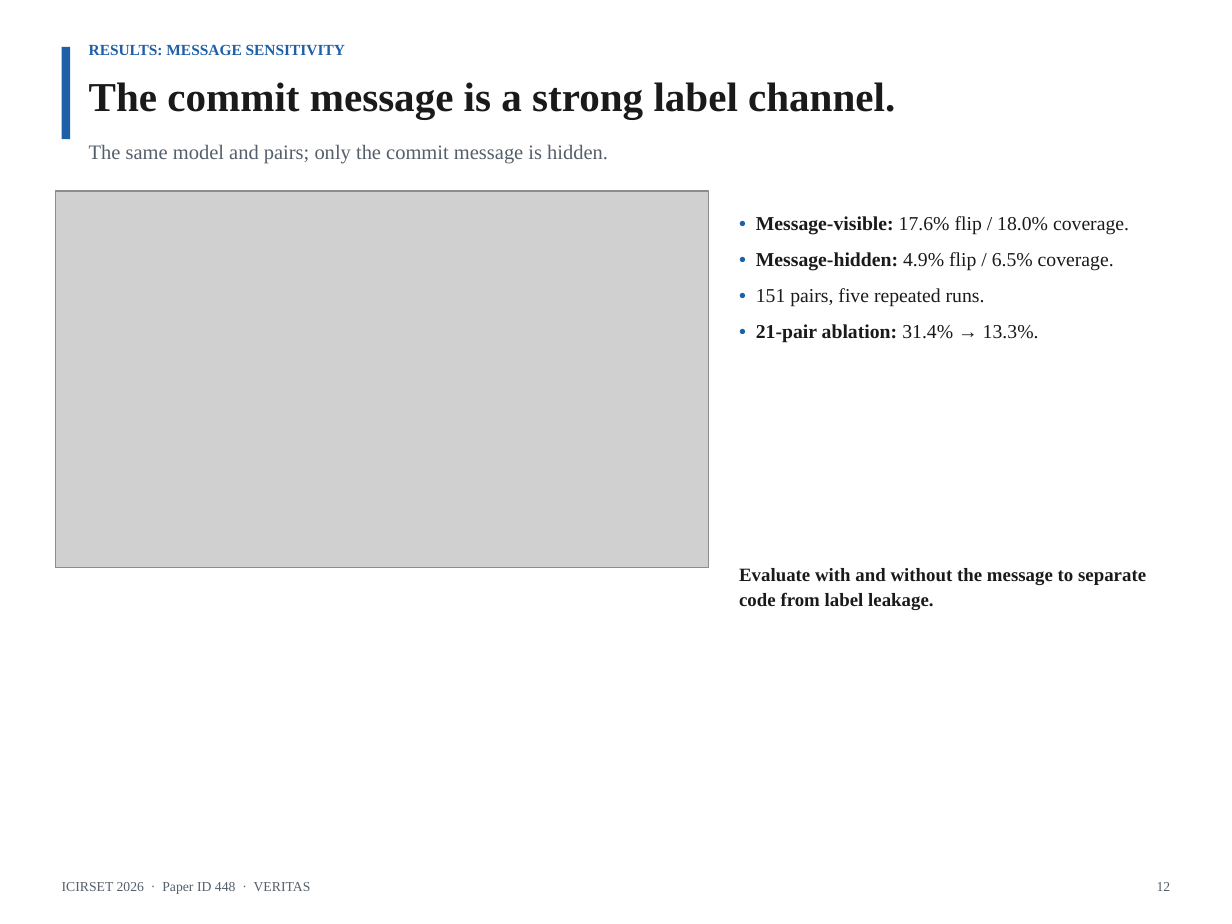
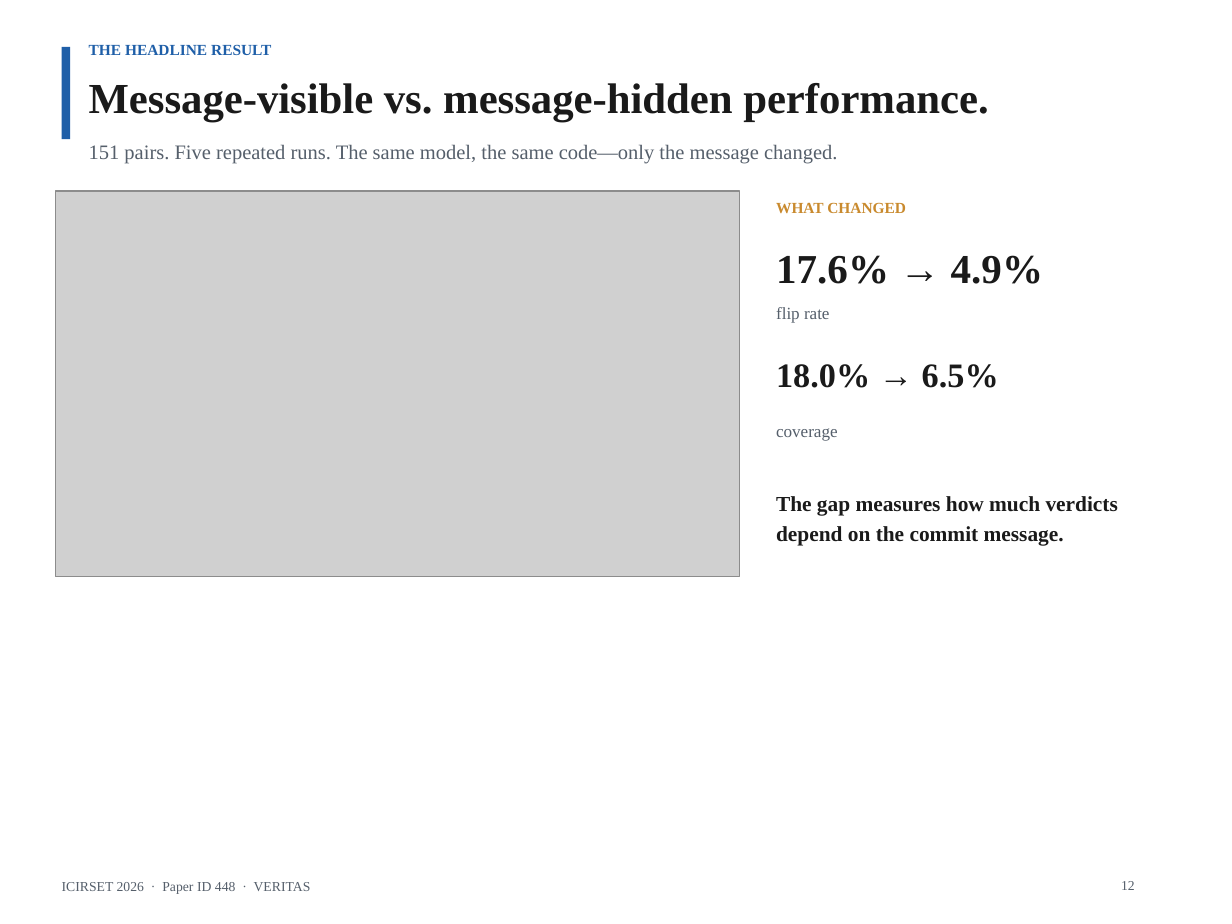
Before and after one commit to AmonWasHere/Proto, a slide deck: slide 12 of paper/ICIRSET-26_VERITAS_Presentation.pptx. Drawn at 1232x924 pixels with LibreOffice and Linux fonts; fonts in the diff are those of the drawing; grey boxes stand for pictures. Boxes give left, top, right and bottom in pixels: in the first picture for what was removed or moved away, otherwise in the second. Text is boxed around its words. In the diff, an @@ line names an element or a change of style, - is before the commit and + after.

```diff
--- a/paper/ICIRSET-26_VERITAS_Presentation.pptx
+++ b/paper/ICIRSET-26_VERITAS_Presentation.pptx
@@ text at bbox=[89, 44, 271, 55]: text changed @@
-RESULTS: MESSAGE SENSITIVITY
+THE HEADLINE RESULT
@@ text at bbox=[89, 83, 988, 121]: text changed; size 24 to 25 pt @@
-The commit message is a strong label channel.
+Message-visible vs. message-hidden performance.
@@ text at bbox=[89, 144, 837, 164]: text changed @@
-The same model and pairs; only the commit message is hidden.
+151 pairs. Five repeated runs. The same model, the same code—only the message changed.
@@ picture: place and size @@
-picture at bbox=[55, 191, 708, 568]
+picture at bbox=[55, 191, 739, 577]
@@ text added at bbox=[776, 202, 906, 213], 9 pt, text #C98A2E, bold @@
+WHAT CHANGED
@@ text removed at bbox=[756, 216, 1129, 343] @@
-• Message-visible: 17.6% flip / 18.0% coverage.
-• Message-hidden: 4.9% flip / 6.5% coverage.
-• 151 pairs, five repeated runs.
-• 21-pair ablation: 31.4% → 13.3%.
@@ text added at bbox=[776, 255, 1043, 284], 24 pt, text #1A1A1A, bold @@
+17.6% → 4.9%
@@ text added at bbox=[776, 307, 830, 323], 10 pt, text #555F6B @@
+flip rate
@@ text added at bbox=[776, 364, 999, 388], 20 pt, text #1A1A1A, bold @@
+18.0% → 6.5%
@@ text added at bbox=[776, 428, 837, 441], 10 pt, text #555F6B @@
+coverage
@@ text added at bbox=[776, 496, 1118, 546], 12.5 pt, text #1A1A1A, bold @@
+The gap measures how much verdicts depend on the commit message.
@@ text removed at bbox=[739, 568, 1146, 610] @@
-Evaluate with and without the message to separate code from label leakage.
@@ text "12" at bbox=[1121, 881, 1135, 890]: alignment right to left; line spacing 1.05 to 1 @@
```
Also in this commit, not shown: 5 other slides changed, 6 slides added, 8 slides removed, 1 other file.
